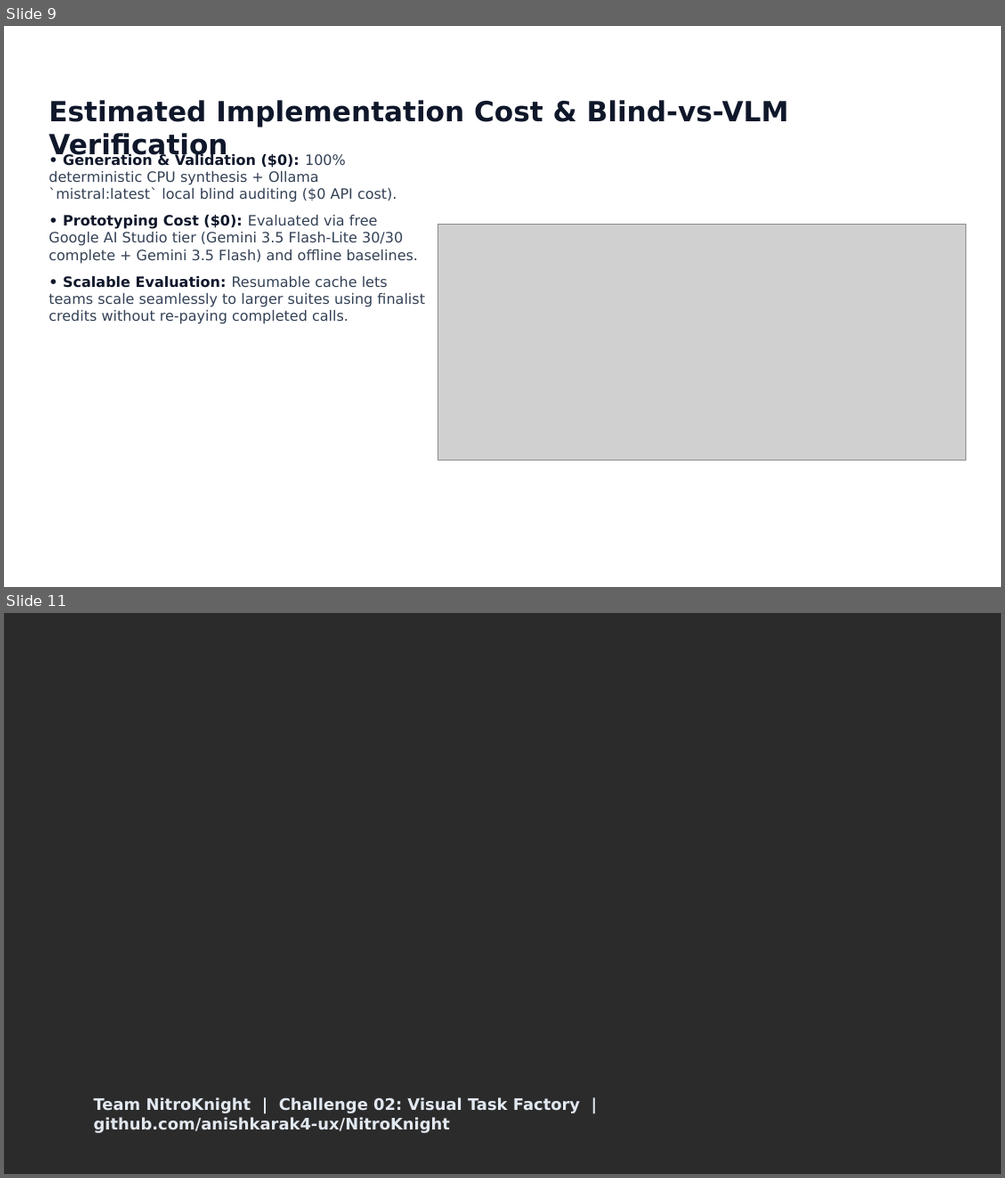
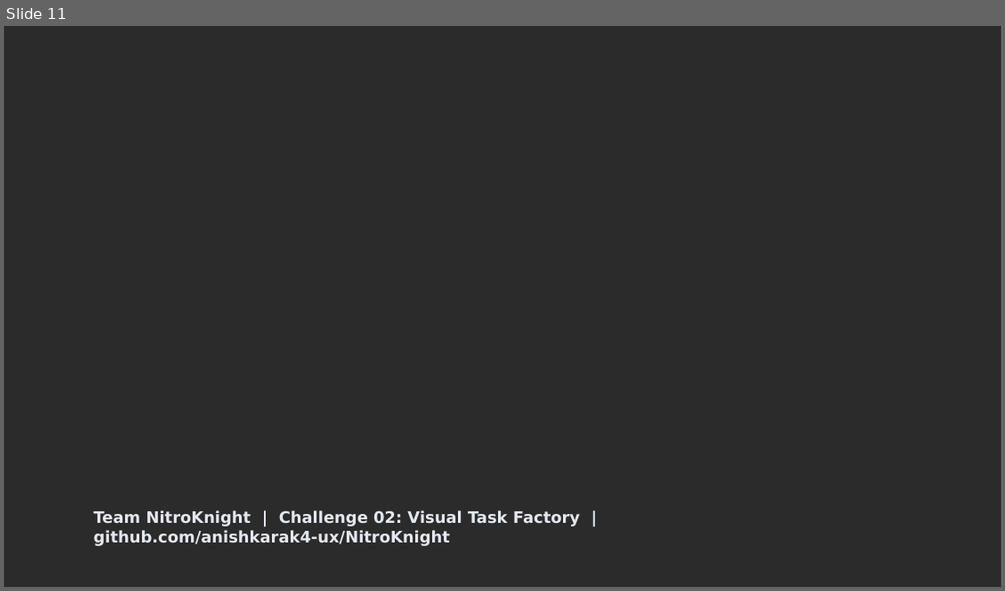
Before and after one commit to anishkarak4-ux/NitroKnight, a slide deck: docs/NitroKnight_Visual_Task_Factory_Submission.pptx. Shown one above the other, each under a label of ours: slides 9 and 11 before the commit, slide 11 after it; the slides between them are not shown. The pictures are 1005x1178 and 1005x591 pixels, drawn with LibreOffice and Linux fonts; fonts in the diff are those of the drawing; grey boxes stand for pictures; background and template pictures are left out; a plain dark background stands for a picture behind light text. Boxes give left, top, right and bottom in pixels: in the first picture for what was removed or moved away, otherwise in the second. Text is boxed around its words. In the diff, an @@ line names an element or a change of style, - is before the commit and + after.

```diff
--- a/docs/NitroKnight_Visual_Task_Factory_Submission.pptx
+++ b/docs/NitroKnight_Visual_Task_Factory_Submission.pptx
@@ slide 9 removed at (4, 26, 1001, 587), background picture (left out) @@
@@ text removed at (48, 100, 789, 160) @@
-Estimated Implementation Cost & Blind-vs-VLM Verification
@@ text removed at (48, 152, 425, 324) @@
-• Generation & Validation ($0): 100% deterministic CPU synthesis + Ollama `mistral:latest` local blind auditing ($0 API cost).
-• Prototyping Cost ($0): Evaluated via free Google AI Studio tier (Gemini 3.5 Flash-Lite 30/30 complete + Gemini 3.5 Flash) and offline baselines.
-• Scalable Evaluation: Resumable cache lets teams scale seamlessly to larger suites using finalist credits without re-paying completed calls.
@@ picture removed at (437, 224, 966, 459) @@
```
Also in this commit, not shown: 6 slides changed, 1 slide added, 30 other files.
